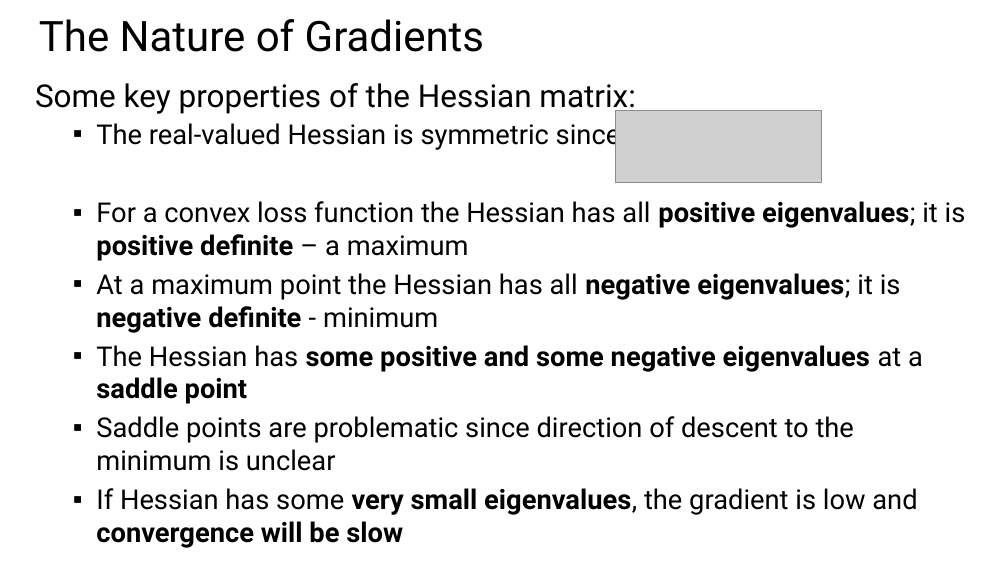
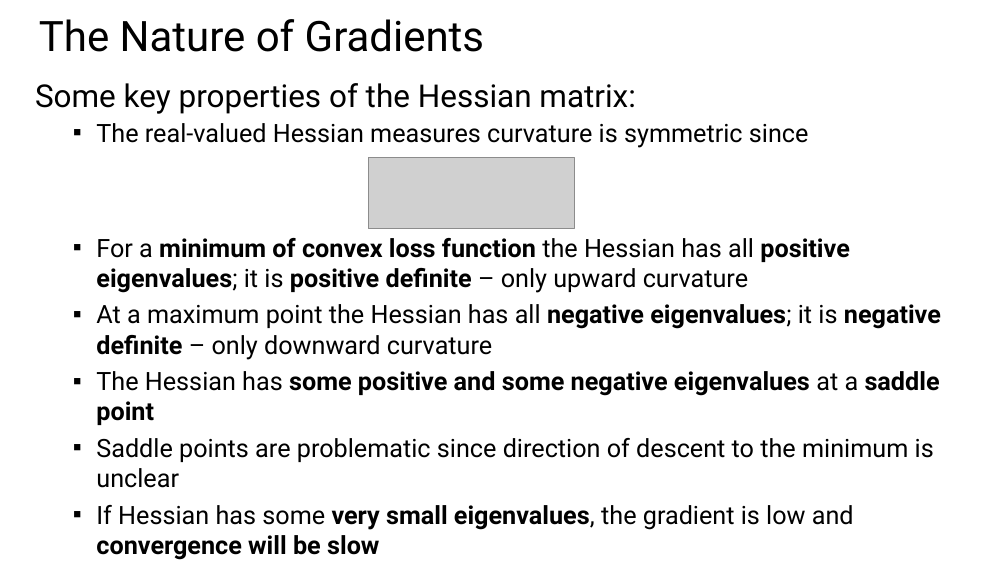
Before and after one commit to StephenElston/CSCI-E25, a slide deck: slide 23 of SupplementaryMaterial/OptimizationForDeepLearning.pptx (slide 19 before the commit). Drawn at 1008x567 pixels with LibreOffice and Linux fonts; fonts in the diff are those of the drawing; grey boxes stand for pictures. Boxes give left, top, right and bottom in pixels: in the first picture for what was removed or moved away, otherwise in the second. Text is boxed around its words. In the diff, an @@ line names an element or a change of style, - is before the commit and + after.

```diff
--- a/SupplementaryMaterial/OptimizationForDeepLearning.pptx
+++ b/SupplementaryMaterial/OptimizationForDeepLearning.pptx
@@ text at bbox=[96, 123, 941, 360]: text changed; size 26 to 24 pt @@
-  ▪ The real-valued Hessian is symmetric since
-  ▪ For a convex loss function the Hessian has all positive eigenvalues; it is positive definite – a maximum
-  ▪ At a maximum point the Hessian has all negative eigenvalues; it is negative definite - minimum
+  ▪ The real-valued Hessian measures curvature is symmetric since
+  ▪ For a minimum of convex loss function the Hessian has all positive eigenvalues; it is positive definite – only upward curvature
+  ▪ At a maximum point the Hessian has all negative eigenvalues; it is negative definite – only downward curvature
@@ picture: place and size @@
-picture at bbox=[616, 110, 821, 182]
+picture at bbox=[368, 157, 574, 229]
@@ text at bbox=[96, 371, 940, 560]: size 26 to 24 pt in "The Hessian has some positive and some ...", "Saddle points are problematic since direction of ...", "If Hessian has some very small eigenvalues, ..." @@
```
Also in this commit, not shown: 7 other slides changed, 4 slides added.
